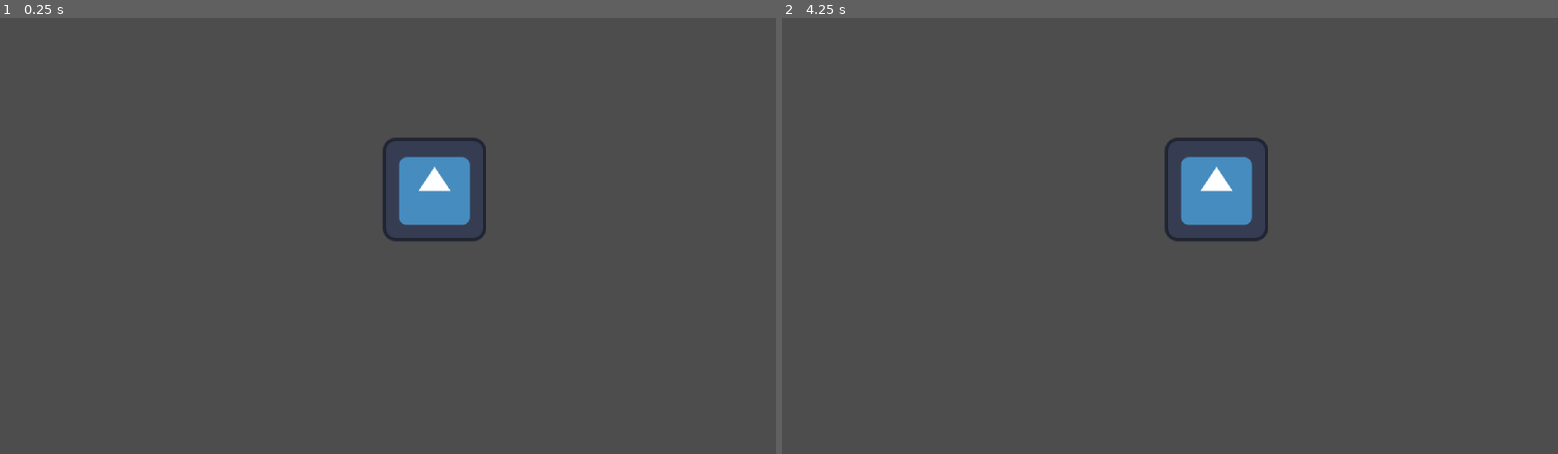
Above: before the commit, frames 1-2 (left to right).
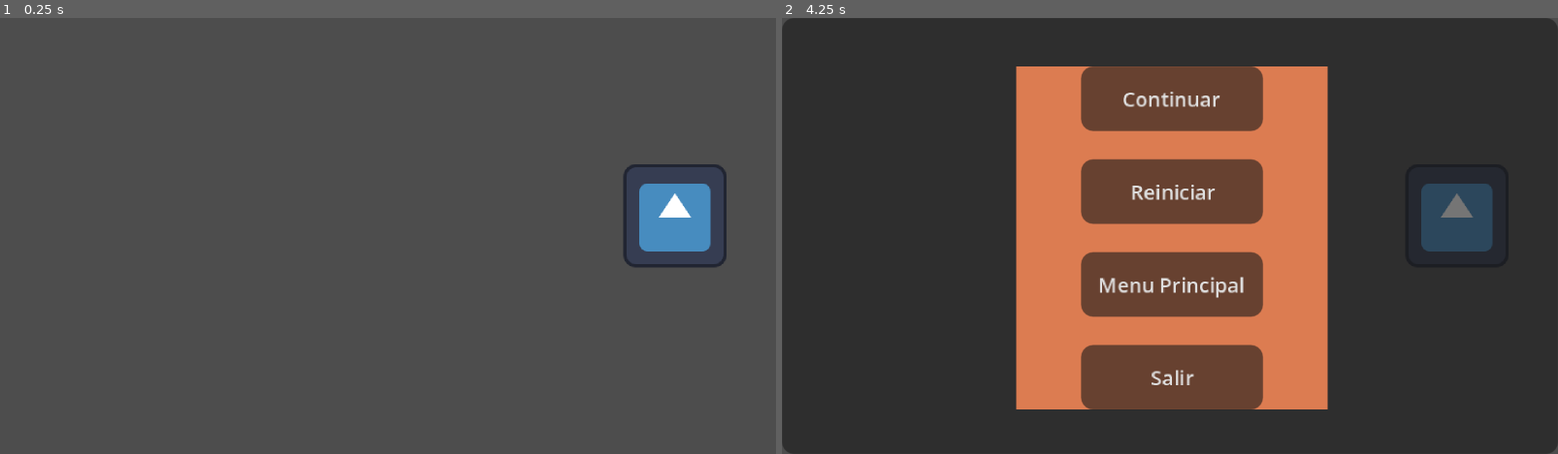
Above: after the commit, the same moments.

Repository: Marckycat/game-small-ludi-
Game: Godot game, scene res://Escenas/Test_gameplay.tscn
Same seed, same stepped clock (60 frames per second), same inputs: the game is played once before the commit and once after it. The engine's default icon, where the game draws it, is replaced by a stand-in: a white triangle on a blue panel in a dark square.
Inputs (mouse positions are in pixels of both pictures, inside the frame that each line leads up to):
- Up to frame 1 (0.25 s): no input
- Up to frame 2 (4.25 s): tap Enter at 0.5, 2, 3.5 s; move the mouse to (1216, 188) at 0.52 s; click (1216, 188) at 0.67 s; tap Space at 1.25, 2.75 s; move the mouse to (1014, 257) at 1.27 s; click (1014, 257) at 1.42 s; move the mouse to (1247, 140) at 2.02 s; click (1247, 140) at 2.17 s; move the mouse to (1131, 323) at 2.77 s; click (1131, 323) at 2.92 s; move the mouse to (1402, 301) at 3.52 s; click (1402, 301) at 3.67 s; tap Escape (Pause, bound only after the commit) at 4.15 s

The runs differ from the first frame. In frame 1, 3.5% of the frame differs, in the area x 49-94%, y 27-58%; in frame 2, 100%, in the area x 0-100%, y 0-100%.

Commit message:
Avance del menu

Diff:
--- /dev/null
+++ b/Assets/Pruebas de objetos/area_2d_(carta_de_prueba).tscn
@@ -0,0 +1,18 @@
+[gd_scene format=3 uid="uid://da5gao2mueqpv"]
+
+[ext_resource type="Script" uid="uid://du3pm23g8sh75" path="res://Scripts/MoveObject.gd" id="1_tc3rk"]
+[ext_resource type="Texture2D" uid="uid://bsukmlwqsngsh" path="res://icon.svg" id="2_53kr3"]
+
+[sub_resource type="RectangleShape2D" id="RectangleShape2D_2cku3"]
+size = Vector2(134.99998, 134.99998)
+
+[node name="Area2D (Carta de Prueba)" type="Area2D" unique_id=1247127088]
+script = ExtResource("1_tc3rk")
+
+[node name="Sprite2D" type="Sprite2D" parent="." unique_id=983853944]
+scale = Vector2(0.19999999, 0.19999999)
+texture = ExtResource("2_53kr3")
+
+[node name="CollisionShape2D" type="CollisionShape2D" parent="." unique_id=61180423]
+scale = Vector2(0.2, 0.2)
+shape = SubResource("RectangleShape2D_2cku3")
--- /dev/null
+++ b/Escenas/MainMenu.tscn
@@ -0,0 +1,9 @@
+[gd_scene format=3 uid="uid://csls8kq5mv64l"]
+
+[node name="Control" type="Control" unique_id=1584326373]
+layout_mode = 3
+anchors_preset = 15
+anchor_right = 1.0
+anchor_bottom = 1.0
+grow_horizontal = 2
+grow_vertical = 2
--- /dev/null
+++ b/Escenas/MenuPause.tscn
@@ -0,0 +1,70 @@
+[gd_scene format=3 uid="uid://bc7jx4mtxw6si"]
+
+[ext_resource type="Script" uid="uid://cv2r4tp8d377h" path="res://Scripts/MenuPause.gd" id="1_fccvm"]
+
+[sub_resource type="StyleBoxFlat" id="StyleBoxFlat_bhunq"]
+bg_color = Color(0.8605353, 0.48624116, 0.31899774, 1)
+
+[node name="Control" type="Control" unique_id=265147486]
+process_mode = 3
+visible = false
+layout_mode = 3
+anchors_preset = 15
+anchor_right = 1.0
+anchor_bottom = 1.0
+grow_horizontal = 2
+grow_vertical = 2
+script = ExtResource("1_fccvm")
+
+[node name="Panel" type="Panel" parent="." unique_id=1603545097]
+layout_mode = 1
+anchors_preset = 15
+anchor_right = 1.0
+anchor_bottom = 1.0
+grow_horizontal = 2
+grow_vertical = 2
+
+[node name="PanelContainer" type="PanelContainer" parent="." unique_id=489584582]
+layout_mode = 1
+anchors_preset = 8
+anchor_left = 0.5
+anchor_top = 0.5
+anchor_right = 0.5
+anchor_bottom = 0.5
+offset_left = -38.5
+offset_top = -42.5
+offset_right = 38.5
+offset_bottom = 42.5
+grow_horizontal = 2
+grow_vertical = 2
+theme_override_styles/panel = SubResource("StyleBoxFlat_bhunq")
+
+[node name="VBoxContainer" type="VBoxContainer" parent="PanelContainer" unique_id=1560865914]
+layout_mode = 2
+size_flags_horizontal = 4
+theme_override_constants/separation = 7
+
+[node name="Continue" type="Button" parent="PanelContainer/VBoxContainer" unique_id=376204132]
+layout_mode = 2
+theme_override_font_sizes/font_size = 5
+text = "Continuar"
+
+[node name="Reboot" type="Button" parent="PanelContainer/VBoxContainer" unique_id=1161530493]
+layout_mode = 2
+theme_override_font_sizes/font_size = 5
+text = "Reiniciar"
+
+[node name="MainMenu" type="Button" parent="PanelContainer/VBoxContainer" unique_id=1320830282]
+layout_mode = 2
+theme_override_font_sizes/font_size = 5
+text = "Menu Principal"
+
+[node name="Quit" type="Button" parent="PanelContainer/VBoxContainer" unique_id=629453115]
+layout_mode = 2
+theme_override_font_sizes/font_size = 5
+text = "Salir"
+
+[connection signal="pressed" from="PanelContainer/VBoxContainer/Continue" to="." method="_on_continue_pressed"]
+[connection signal="pressed" from="PanelContainer/VBoxContainer/Reboot" to="." method="_on_reboot_pressed"]
+[connection signal="pressed" from="PanelContainer/VBoxContainer/MainMenu" to="." method="_on_main_menu_pressed"]
+[connection signal="pressed" from="PanelContainer/VBoxContainer/Quit" to="." method="_on_quit_pressed"]
--- a/Escenas/Test_gameplay.tscn
+++ b/Escenas/Test_gameplay.tscn
@@ -1,24 +1,16 @@
 [gd_scene format=3 uid="uid://cypjfggj3iyct"]
 
-[ext_resource type="Script" uid="uid://du3pm23g8sh75" path="res://Scripts/MoveObject.gd" id="1_j1p3a"]
-[ext_resource type="Texture2D" uid="uid://bsukmlwqsngsh" path="res://icon.svg" id="2_n3j30"]
-
-[sub_resource type="RectangleShape2D" id="RectangleShape2D_2cku3"]
-size = Vector2(134.99998, 134.99998)
+[ext_resource type="PackedScene" uid="uid://da5gao2mueqpv" path="res://Assets/Pruebas de objetos/area_2d_(carta_de_prueba).tscn" id="1_j1p3a"]
+[ext_resource type="PackedScene" uid="uid://bc7jx4mtxw6si" path="res://Escenas/MenuPause.tscn" id="2_n3j30"]
 
 [node name="Test_gameplay" type="Node2D" unique_id=431069004]
 
 [node name="Camera2D" type="Camera2D" parent="." unique_id=1364219559]
+position = Vector2(96, 54)
 
-[node name="Area2D" type="Area2D" parent="." unique_id=325645563]
-script = ExtResource("1_j1p3a")
+[node name="Area2D (Carta de Prueba)" parent="." unique_id=1247127088 instance=ExtResource("1_j1p3a")]
+position = Vector2(167, 49)
 
-[node name="CollisionShape2D" type="CollisionShape2D" parent="Area2D" unique_id=698812367]
-position = Vector2(11.499999, -11.499999)
-scale = Vector2(0.2, 0.2)
-shape = SubResource("RectangleShape2D_2cku3")
+[node name="CanvasLayer" type="CanvasLayer" parent="." unique_id=761567368]
 
-[node name="Sprite2D" type="Sprite2D" parent="Area2D" unique_id=1924401501]
-position = Vector2(11.499999, -11.499999)
-scale = Vector2(0.19999999, 0.19999999)
-texture = ExtResource("2_n3j30")
+[node name="Control" parent="CanvasLayer" unique_id=265147486 instance=ExtResource("2_n3j30")]
--- /dev/null
+++ b/Scripts/MenuPause.gd
@@ -0,0 +1,23 @@
+extends Control
+
+func pause():
+	get_tree().paused=!get_tree().paused
+	visible=get_tree().paused
+
+func _input(event):
+	if event.is_action_pressed("Pause"):
+		pause()
+
+func _on_continue_pressed() -> void:
+	pause()
+
+func _on_reboot_pressed() -> void:
+	get_tree().paused=false
+	get_tree().reload_current_scene()
+
+func _on_main_menu_pressed() -> void:
+	get_tree().paused=false
+	get_tree().change_scene_to_file("res://Escenas/MainMenu.tscn")
+
+func _on_quit_pressed() -> void:
+	get_tree().quit()
--- a/Scripts/MoveObject.gd
+++ b/Scripts/MoveObject.gd
@@ -6,12 +6,6 @@
 
 func _ready():
 	pos_inicial = global_position
-
-
-func soltar():
-	arrastrando = false
-	var t = create_tween()
-	t.tween_property(self, "global_position", pos_inicial, 0.25)
 
 func _input_event(viewport, event, shape_idx):
 	if event is InputEventMouseButton and event.button_index == MOUSE_BUTTON_LEFT and event.pressed:
@@ -25,4 +19,9 @@
 	if event is InputEventMouseMotion:
 		global_position = get_global_mouse_position() + offset
 	elif event is InputEventMouseButton and event.button_index == MOUSE_BUTTON_LEFT and not event.pressed:
-		arrastrando = false
+		soltar()
+
+func soltar():
+	arrastrando = false
+	var t = create_tween()
+	t.tween_property(self, "global_position", pos_inicial, 0.25)
--- a/project.godot
+++ b/project.godot
@@ -26,24 +26,9 @@
 
 [input]
 
-left={
+Pause={
 "deadzone": 0.2,
-"events": [Object(InputEventKey,"resource_local_to_scene":false,"resource_name":"","device":-1,"window_id":0,"alt_pressed":false,"shift_pressed":false,"ctrl_pressed":false,"meta_pressed":false,"pressed":false,"keycode":0,"physical_keycode":65,"key_label":0,"unicode":97,"location":0,"echo":false,"script":null)
-]
-}
-right={
-"deadzone": 0.2,
-"events": [Object(InputEventKey,"resource_local_to_scene":false,"resource_name":"","device":-1,"window_id":0,"alt_pressed":false,"shift_pressed":false,"ctrl_pressed":false,"meta_pressed":false,"pressed":false,"keycode":0,"physical_keycode":68,"key_label":0,"unicode":100,"location":0,"echo":false,"script":null)
-]
-}
-up={
-"deadzone": 0.2,
-"events": [Object(InputEventKey,"resource_local_to_scene":false,"resource_name":"","device":-1,"window_id":0,"alt_pressed":false,"shift_pressed":false,"ctrl_pressed":false,"meta_pressed":false,"pressed":false,"keycode":0,"physical_keycode":87,"key_label":0,"unicode":119,"location":0,"echo":false,"script":null)
-]
-}
-down={
-"deadzone": 0.2,
-"events": [Object(InputEventKey,"resource_local_to_scene":false,"resource_name":"","device":-1,"window_id":0,"alt_pressed":false,"shift_pressed":false,"ctrl_pressed":false,"meta_pressed":false,"pressed":false,"keycode":0,"physical_keycode":83,"key_label":0,"unicode":115,"location":0,"echo":false,"script":null)
+"events": [Object(InputEventKey,"resource_local_to_scene":false,"resource_name":"","device":16,"window_id":0,"alt_pressed":false,"shift_pressed":false,"ctrl_pressed":false,"meta_pressed":false,"pressed":false,"keycode":0,"physical_keycode":4194305,"key_label":0,"unicode":0,"location":0,"echo":false,"script":null)
 ]
 }
 
Not shown, added: Scripts/MenuPause.gd.uid
